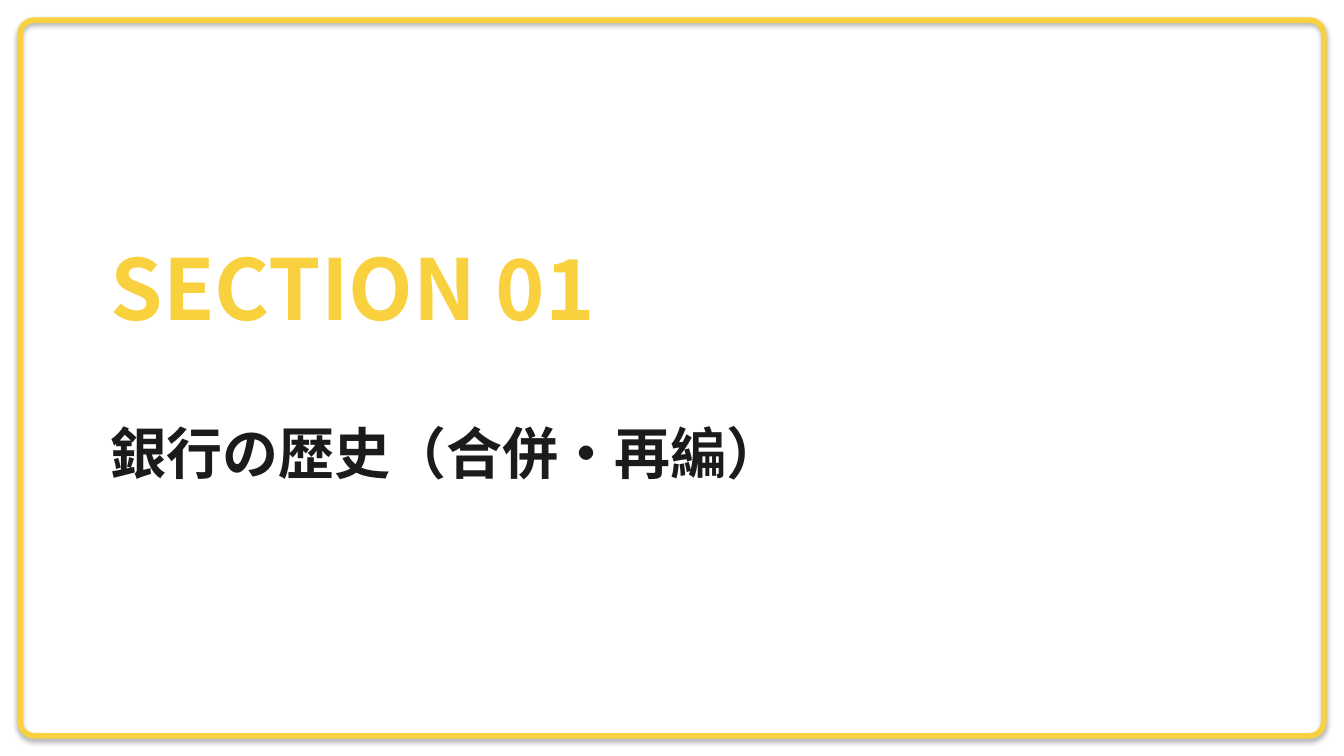
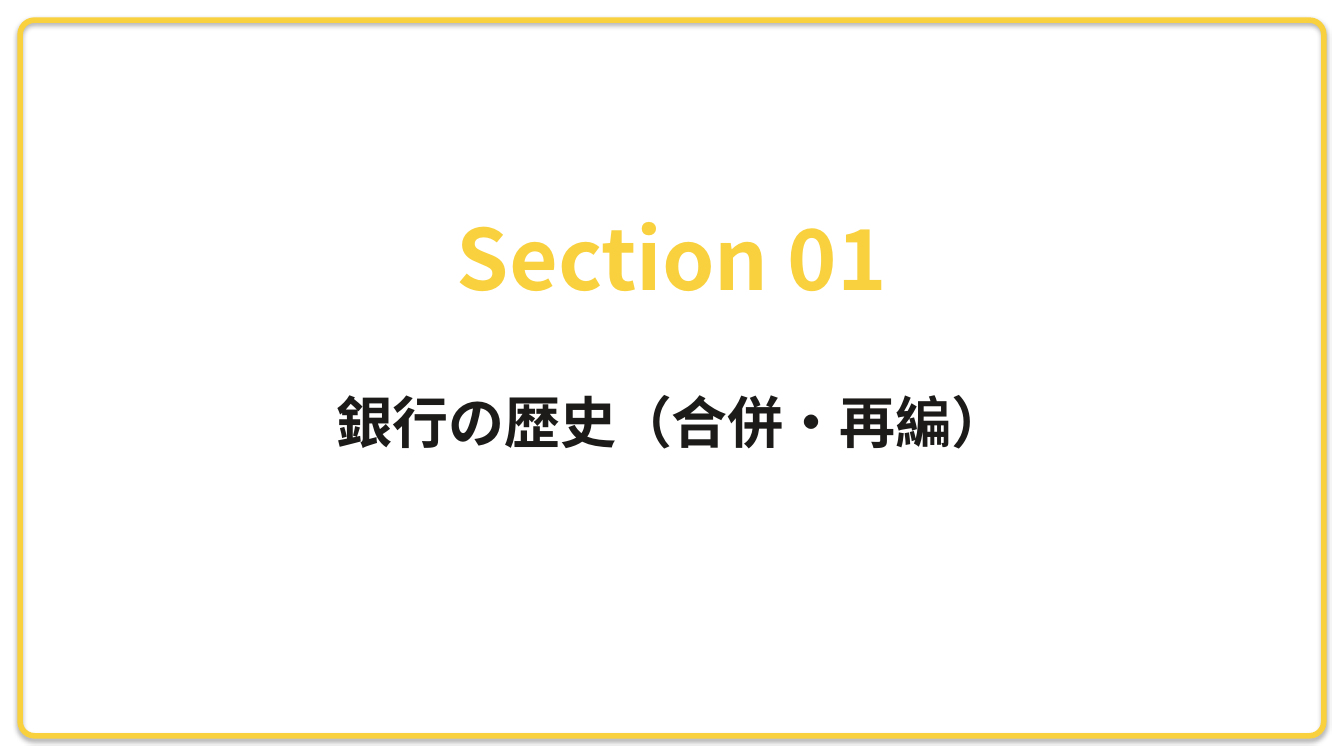
Before and after one commit to xilicrysta/bank-pptx, a slide deck: slide 4 of design-strategy/bank_strategy_presentation.pptx. Drawn at 1344x756 pixels with LibreOffice and Linux fonts; fonts in the diff are those of the drawing. Boxes give left, top, right and bottom in pixels: in the first picture for what was removed or moved away, otherwise in the second. Text is boxed around its words. In the diff, an @@ line names an element or a change of style, - is before the commit and + after.

Commit message:
Unify naming to Section, refactor generator class, and fix output path duplication (s)

```diff
--- a/design-strategy/bank_strategy_presentation.pptx
+++ b/design-strategy/bank_strategy_presentation.pptx
@@ text at [457,222,887,291]: text changed @@
-SECTION 01
+Section 01
@@ text "銀行の歴史（合併・再編）": place and size @@
-text "銀行の歴史（合併・再編）" at [111,426,782,480]
+text "銀行の歴史（合併・再編）" at [336,395,1007,449]
```
Also in this commit, not shown: 20 other slides changed, 1 other file.
